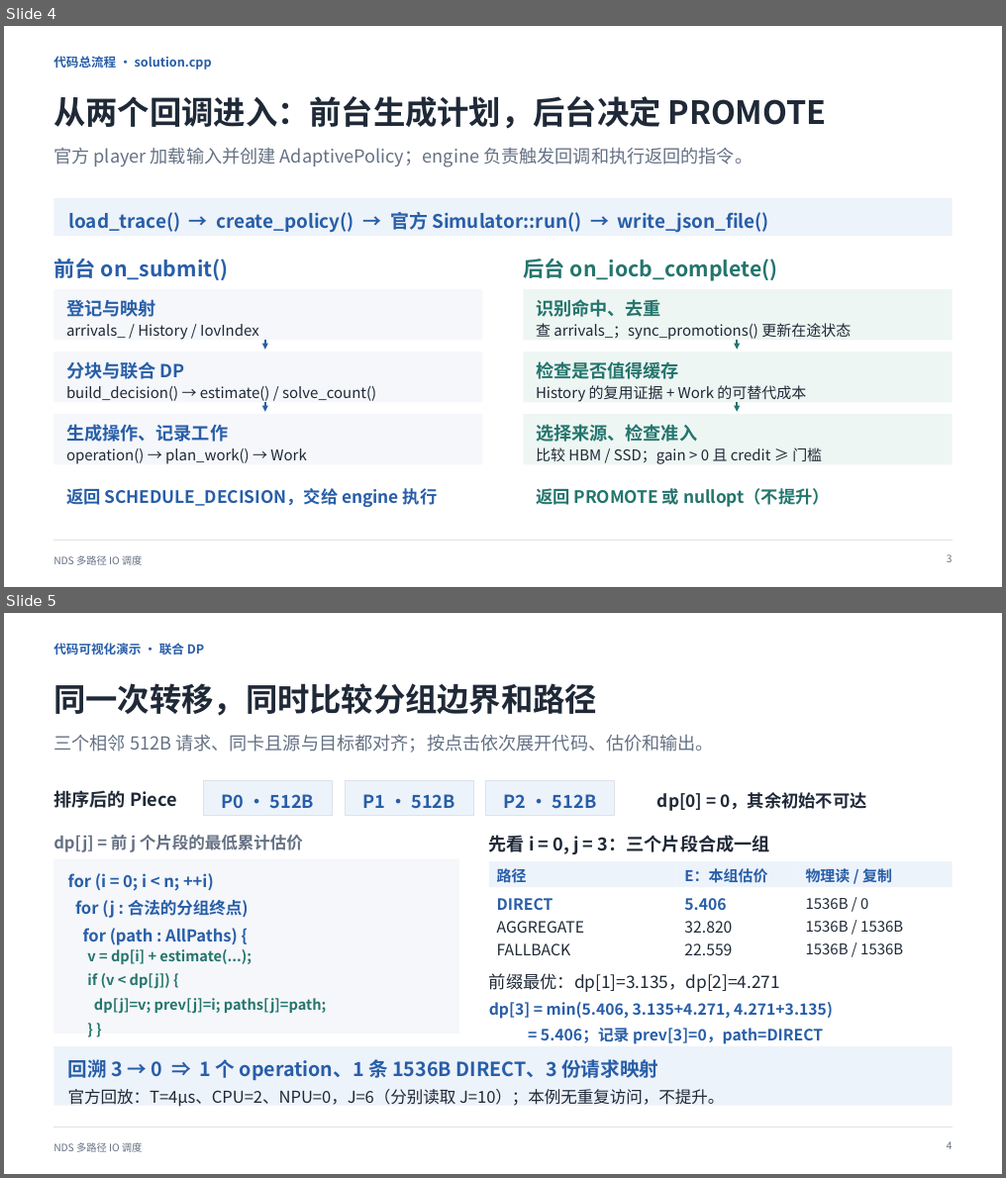
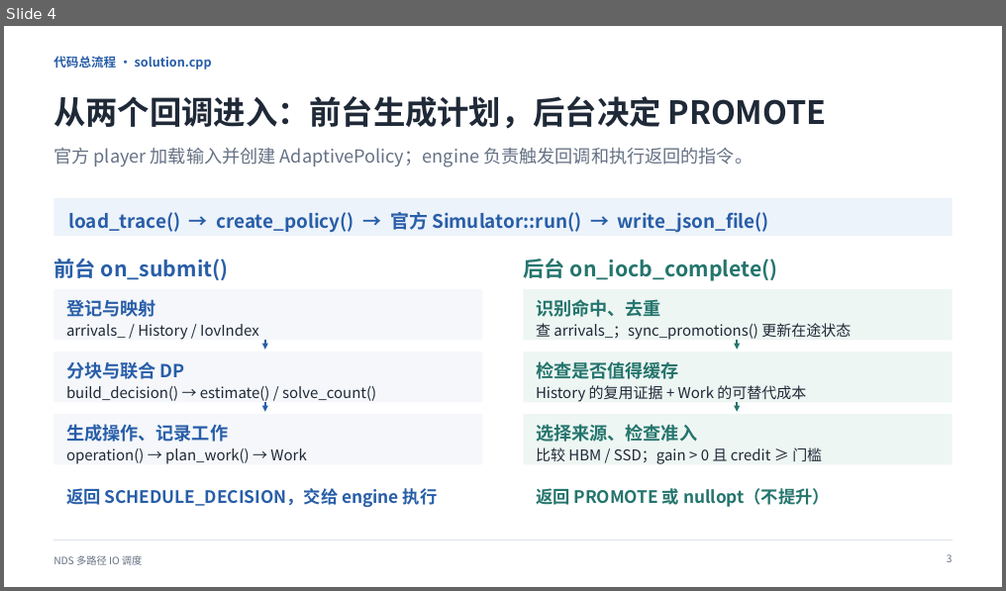
Before and after one commit to dpj135/hackathon, a slide deck: submissions/kaisennhu/07_答辩PPT/答辩介绍.pptx. Shown one above the other, each under a label of ours: slides 4 and 5 before the commit, slide 4 after it. The pictures are 1006x1178 and 1006x591 pixels, drawn with LibreOffice and Linux fonts; fonts in the diff are those of the drawing. Boxes give left, top, right and bottom in pixels: in the first picture for what was removed or moved away, otherwise in the second. Text is boxed around its words. In the diff, an @@ line names an element or a change of style, - is before the commit and + after.

Commit message:
docs: consolidate DP walkthrough and clarify estimates

```diff
--- a/submissions/kaisennhu/07_答辩PPT/答辩介绍.pptx
+++ b/submissions/kaisennhu/07_答辩PPT/答辩介绍.pptx
@@ slide 5 removed at (4,613,1002,1174), background #FFFFFF @@
@@ text removed at (54,643,204,655) @@
-代码可视化演示 · 联合 DP
@@ text removed at (54,683,597,716) @@
-同一次转移，同时比较分组边界和路径
@@ text removed at (54,735,714,753) @@
-三个相邻 512B 请求、同卡且源与目标都对齐；按点击依次展开代码、估价和输出。
@@ group removed at (54,780,866,815): 5 texts, 3 rectangles @@
-排序后的 Piece
-P0 · 512B
-P1 · 512B
-P2 · 512B
-dp[0] = 0，其余初始不可达
@@ text removed at (54,835,303,853) @@
-dp[j] = 前 j 个片段的最低累计估价
@@ rectangle removed at (54,860,460,1034) @@
@@ text removed at (87,950,326,1014) @@
-v = dp[i] + estimate(...);
-if (v < dp[j]) {
-dp[j]=v; prev[j]=i; paths[j]=path;
-} }
@@ group removed at (68,835,951,956): 14 texts, 3 rectangles @@
-for (i = 0; i < n; ++i)
-for (j : 合法的分组终点)
-for (path : AllPaths) {
-先看 i = 0, j = 3：三个片段合成一组
-路径
-E：本组估价
-物理读 / 复制
-DIRECT
-5.406
-1536B / 0
-AGGREGATE
-32.820
-1536B / 1536B
-FALLBACK
-22.559
-1536B / 1536B
@@ text removed at (489,973,780,992) @@
-前缀最优：dp[1]=3.135，dp[2]=4.271
@@ text removed at (489,1002,833,1045) @@
-dp[3] = min(5.406, 3.135+4.271, 4.271+3.135)
-= 5.406；记录 prev[3]=0，path=DIRECT
@@ rectangle removed at (54,1047,952,1106) @@
@@ text removed at (68,1059,658,1081) @@
-回溯 3 → 0 ⇒ 1 个 operation、1 条 1536B DIRECT、3 份请求映射
@@ text removed at (68,1089,724,1107) @@
-官方回放：T=4μs、CPU=2、NPU=0，J=6（分别读取 J=10）；本例无重复访问，不提升。
@@ text removed at (54,1143,142,1153) @@
-NDS 多路径 IO 调度
@@ line removed from (54, 1128) to (952, 1128) @@
@@ text removed at (946,1142,952,1150) @@
-4
```
Also in this commit, not shown: 6 slides changed, 1 slide added, 1 other slide removed, 3 other files.
